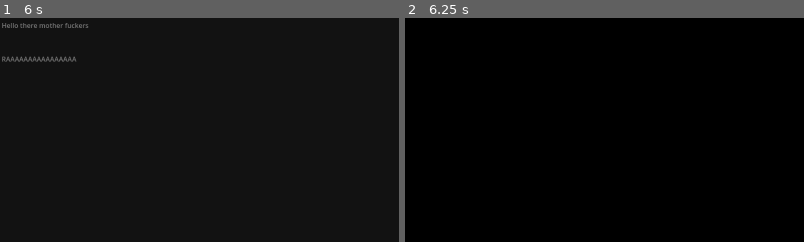
Above: before the commit, frames 1-2 (left to right).
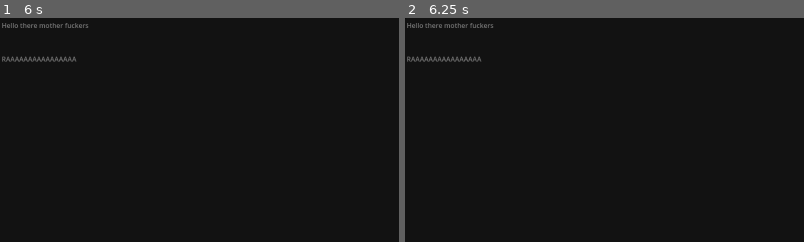
Above: after the commit, the same moments.

Repository: SabrinaRoss/Braincelll-Limited
Game: Godot game, scene res://Scene/timer_test.tscn
The game is run twice, just before and just after one commit, with the same random seed, the same clock (stepped at 60 frames per second) and the same inputs. This scene is started directly instead of the project's main scene.
Inputs:
- Up to frame 1 (6 s): tap Enter at 0.5, 2, 3.5 s; hold Right (ui_right) 0.53-1.28 s; tap B at 0.6, 3.05, 3.6 s; tap C at 0.8, 1.35, 3.8, 4.35 s; tap Space at 1.25, 2.75, 4.25 s; hold Down (ui_down) 1.28-2.03 s; tap E at 1.55, 2.1, 4.55, 5.1 s; hold Right (ui_right) 2.03-2.78 s; tap F at 2.3, 2.85, 5.3, 5.85 s; hold Up (ui_up) 2.78-3.53 s; hold Left (ui_left) 3.53-5.03 s; hold Down (ui_down) 5.03-5.78 s; hold Right (ui_right) from 5.78 s (still down)
- Up to frame 2 (6.25 s): keep holding Right (ui_right); tap B at 6.05 s
The pictures show only the part of the screen within x 0-50%, y 0-50%; the shares and areas given below are measured in that part.

Frame 1 is identical in both runs. In frame 2, 0.7% of the frame differs, in the area x 0-23%, y 2-20%.

Commit message:
Quick Time Event Part 1

Diff:
--- a/Scene/Popup.gd
+++ b/Scene/Popup.gd
@@ -3,12 +3,6 @@
 
 
 # Called when the node enters the scene tree for the first time.
-
-
-
-
-
-
 
 func _on_visibility_changed():
 	print("I am visible now")
--- a/Scene/timer_test.tscn
+++ b/Scene/timer_test.tscn
@@ -11,6 +11,7 @@
 one_shot = true
 
 [node name="Popup" type="Popup" parent="."]
+initial_position = 5
 size = Vector2i(1920, 1080)
 script = ExtResource("2_08svu")
 
@@ -32,6 +33,7 @@
 editable = false
 
 [node name="popup_timer" type="Timer" parent="Popup"]
+wait_time = 5.0
 one_shot = true
 
 [connection signal="timeout" from="Timer" to="." method="_on_timer_timeout"]
--- a/project.godot
+++ b/project.godot
@@ -29,6 +29,7 @@
 , Object(InputEventJoypadButton,"resource_local_to_scene":false,"resource_name":"","device":0,"button_index":13,"pressure":0.0,"pressed":false,"script":null)
 , Object(InputEventJoypadMotion,"resource_local_to_scene":false,"resource_name":"","device":0,"axis":0,"axis_value":-1.0,"script":null)
 , Object(InputEventKey,"resource_local_to_scene":false,"resource_name":"","device":-1,"window_id":0,"alt_pressed":false,"shift_pressed":false,"ctrl_pressed":false,"meta_pressed":false,"pressed":false,"keycode":0,"physical_keycode":65,"key_label":0,"unicode":97,"echo":false,"script":null)
+, Object(InputEventKey,"resource_local_to_scene":false,"resource_name":"","device":-1,"window_id":0,"alt_pressed":false,"shift_pressed":false,"ctrl_pressed":false,"meta_pressed":false,"pressed":false,"keycode":0,"physical_keycode":4194319,"key_label":0,"unicode":0,"echo":false,"script":null)
 ]
 }
 ui_right={
@@ -37,6 +38,7 @@
 , Object(InputEventJoypadButton,"resource_local_to_scene":false,"resource_name":"","device":0,"button_index":14,"pressure":0.0,"pressed":false,"script":null)
 , Object(InputEventJoypadMotion,"resource_local_to_scene":false,"resource_name":"","device":0,"axis":0,"axis_value":1.0,"script":null)
 , Object(InputEventKey,"resource_local_to_scene":false,"resource_name":"","device":-1,"window_id":0,"alt_pressed":false,"shift_pressed":false,"ctrl_pressed":false,"meta_pressed":false,"pressed":false,"keycode":0,"physical_keycode":68,"key_label":0,"unicode":100,"echo":false,"script":null)
+, Object(InputEventKey,"resource_local_to_scene":false,"resource_name":"","device":-1,"window_id":0,"alt_pressed":false,"shift_pressed":false,"ctrl_pressed":false,"meta_pressed":false,"pressed":false,"keycode":0,"physical_keycode":4194321,"key_label":0,"unicode":0,"echo":false,"script":null)
 ]
 }
 ui_up={
@@ -45,6 +47,7 @@
 , Object(InputEventJoypadButton,"resource_local_to_scene":false,"resource_name":"","device":0,"button_index":11,"pressure":0.0,"pressed":false,"script":null)
 , Object(InputEventJoypadMotion,"resource_local_to_scene":false,"resource_name":"","device":0,"axis":1,"axis_value":-1.0,"script":null)
 , Object(InputEventKey,"resource_local_to_scene":false,"resource_name":"","device":-1,"window_id":0,"alt_pressed":false,"shift_pressed":false,"ctrl_pressed":false,"meta_pressed":false,"pressed":false,"keycode":0,"physical_keycode":87,"key_label":0,"unicode":119,"echo":false,"script":null)
+, Object(InputEventKey,"resource_local_to_scene":false,"resource_name":"","device":-1,"window_id":0,"alt_pressed":false,"shift_pressed":false,"ctrl_pressed":false,"meta_pressed":false,"pressed":false,"keycode":0,"physical_keycode":4194320,"key_label":0,"unicode":0,"echo":false,"script":null)
 ]
 }
 ui_down={
@@ -53,6 +56,7 @@
 , Object(InputEventJoypadButton,"resource_local_to_scene":false,"resource_name":"","device":0,"button_index":12,"pressure":0.0,"pressed":false,"script":null)
 , Object(InputEventJoypadMotion,"resource_local_to_scene":false,"resource_name":"","device":0,"axis":1,"axis_value":1.0,"script":null)
 , Object(InputEventKey,"resource_local_to_scene":false,"resource_name":"","device":-1,"window_id":0,"alt_pressed":false,"shift_pressed":false,"ctrl_pressed":false,"meta_pressed":false,"pressed":false,"keycode":0,"physical_keycode":83,"key_label":0,"unicode":115,"echo":false,"script":null)
+, Object(InputEventKey,"resource_local_to_scene":false,"resource_name":"","device":-1,"window_id":0,"alt_pressed":false,"shift_pressed":false,"ctrl_pressed":false,"meta_pressed":false,"pressed":false,"keycode":0,"physical_keycode":4194322,"key_label":0,"unicode":0,"echo":false,"script":null)
 ]
 }
 
--- /dev/null
+++ b/quicktime_event_test.gd
@@ -0,0 +1,50 @@
+extends Node2D
+
+var is_qte_active = false
+var qte_key = KEY_A
+var qte_key_list = [
+	[KEY_A],
+	[KEY_B, KEY_C],
+	[KEY_D, KEY_E, KEY_F]
+]
+
+func _ready():
+	print("ready")
+	$Timer.start() # Get ready to mash the buttonsssssss
+	_qte_start()
+
+
+func _qte_start():
+	print("qte_start")
+	is_qte_active = true
+
+
+func _input(event):
+	if is_qte_active:
+		#print("qte is active")
+		#print(event)
+		#print(InputEventAction)
+		#print(event is InputEventAction)
+		if event is InputEventKey and event.pressed:
+			if event.pressed and event.keycode == qte_key:
+				_qte_success()
+			else:
+				_qte_fail()
+
+
+# Connected from Timer
+func _qte_timeout():
+	print("Your time's up buckaroo")
+	_reset_timer()
+
+
+func _qte_fail():
+	print("Puzzle fail")
+	_reset_timer()
+
+func _qte_success():
+	print("Event success")
+	_reset_timer()
+
+func _reset_timer():
+	print("timer resets after QTE event")
--- /dev/null
+++ b/quicktime_event_test.tscn
@@ -0,0 +1,16 @@
+[gd_scene load_steps=2 format=3 uid="uid://cejrltbq0vlri"]
+
+[ext_resource type="Script" path="res://quicktime_event_test.gd" id="1_nw6ge"]
+
+[node name="Quicktime Event Test" type="Node2D"]
+script = ExtResource("1_nw6ge")
+
+[node name="ProgressBar" type="ProgressBar" parent="."]
+offset_right = 217.0
+offset_bottom = 27.0
+
+[node name="Timer" type="Timer" parent="."]
+wait_time = 5.0
+one_shot = true
+
+[connection signal="timeout" from="Timer" to="." method="_qte_timeout"]
